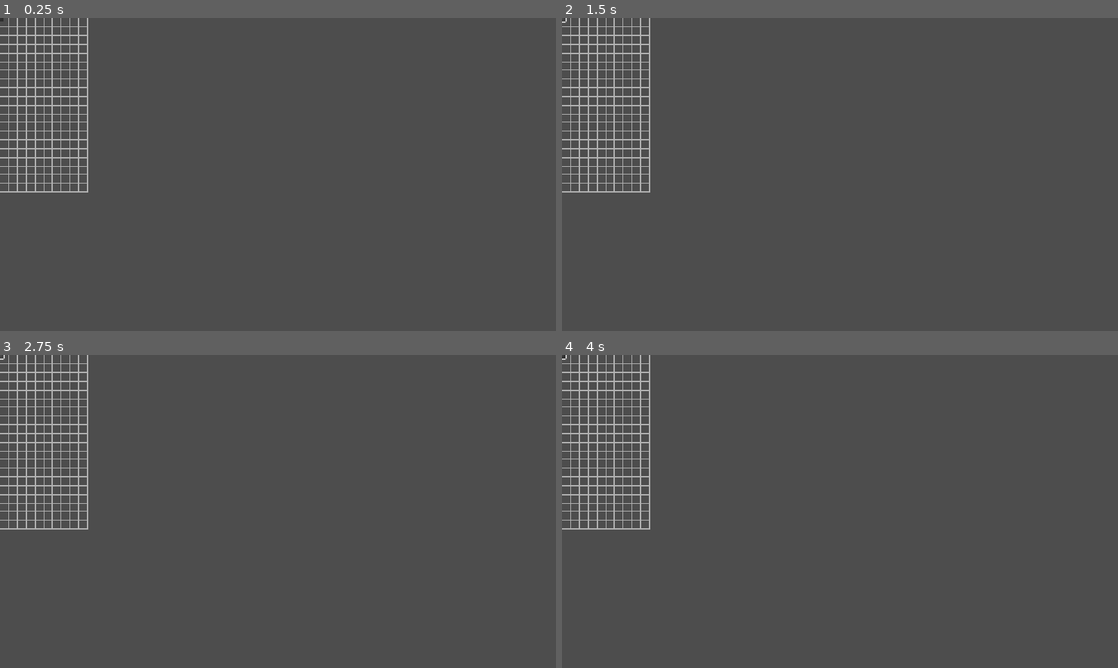
Above: before the commit, frames 1-4 (two rows, left to right).
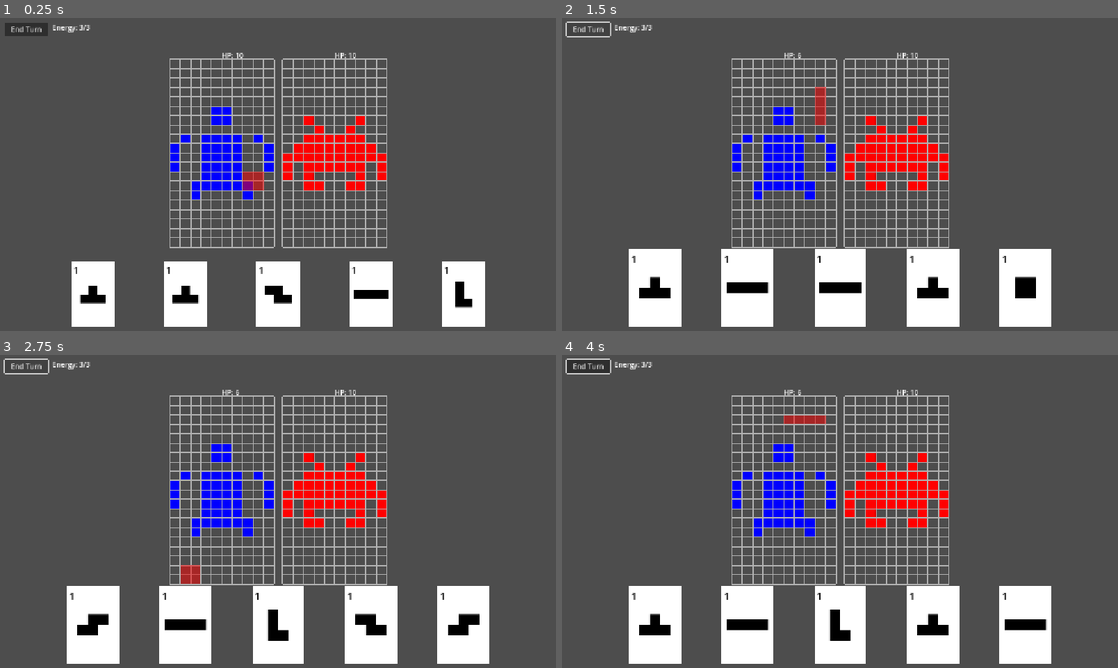
Above: after the commit, the same moments.

Repository: dBinet/SquirrelAttack
Game: Godot game, scene res://scenes/Main.tscn
The game is run twice, just before and just after one commit, with the same random seed, the same clock (stepped at 60 frames per second) and the same inputs.
Inputs (mouse positions are in pixels of both pictures, inside the frame that each line leads up to; where the layout moved, square brackets give the same spot in the first picture):
- Up to frame 1 (0.25 s): no input
- Up to frame 2 (1.5 s): click (589, 30) [562, 21] at 0.5 s; click (589, 30) [562, 21] at 1.25 s
- Up to frame 3 (2.75 s): click (27, 367) [0, 358] at 2 s
- Up to frame 4 (4 s): tap Enter at 2.75 s; move the mouse to (962, 495) at 2.77 s; click (962, 495) at 2.92 s; tap Space at 3.5 s; drag from (728, 527) to (812, 574) at 3.52 s

The runs differ from the first frame. In frame 1, 20% of the frame differs, in the area x 0-88%, y 0-99%; in frame 2, 23%; in frame 3, 23%; in frame 4, 23%.
Error before the commit: Parse Error: Could not preload resource script "res://scripts/CharacterData.gd". (res://scripts/Main.gd:21)

Commit message:
Fix indentation errors in CharacterData

Diff:
--- a/scripts/CharacterData.gd
+++ b/scripts/CharacterData.gd
@@ -223,12 +223,12 @@
                     var sz: Array = s.get("size", [0, 0])
                     var x0: float = float(p[0]) * scale
                     var y0: float = float(p[1]) * scale
-                        var x1: float = x0 + float(sz[0]) * scale
-                        var y1: float = y0 + float(sz[1]) * scale
-                        min_x = min(min_x, x0)
-                        min_y = min(min_y, y0)
-                        max_x = max(max_x, x1)
-                        max_y = max(max_y, y1)
+                    var x1: float = x0 + float(sz[0]) * scale
+                    var y1: float = y0 + float(sz[1]) * scale
+                    min_x = min(min_x, x0)
+                    min_y = min(min_y, y0)
+                    max_x = max(max_x, x1)
+                    max_y = max(max_y, y1)
                 "circle":
                     var ctr: Array = s.get("center", [0, 0])
                     var rad: float = float(s.get("radius", 0)) * scale
